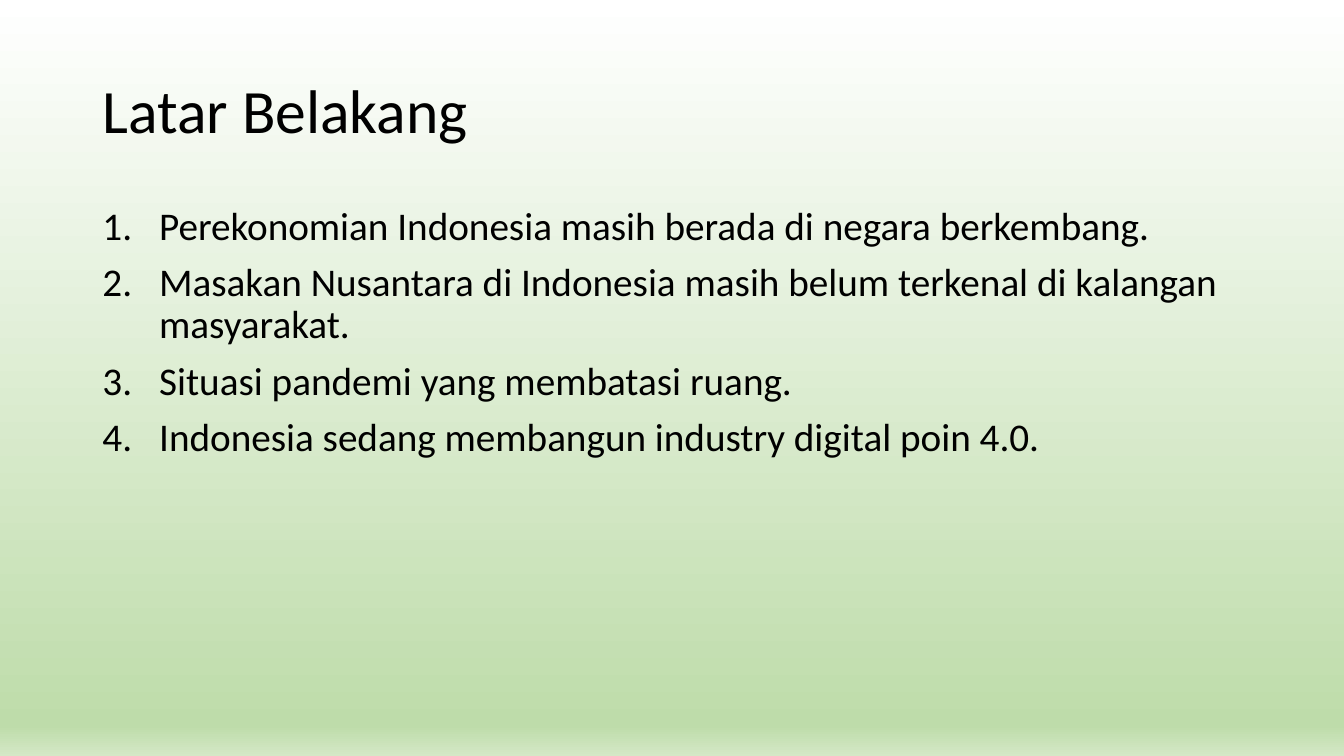
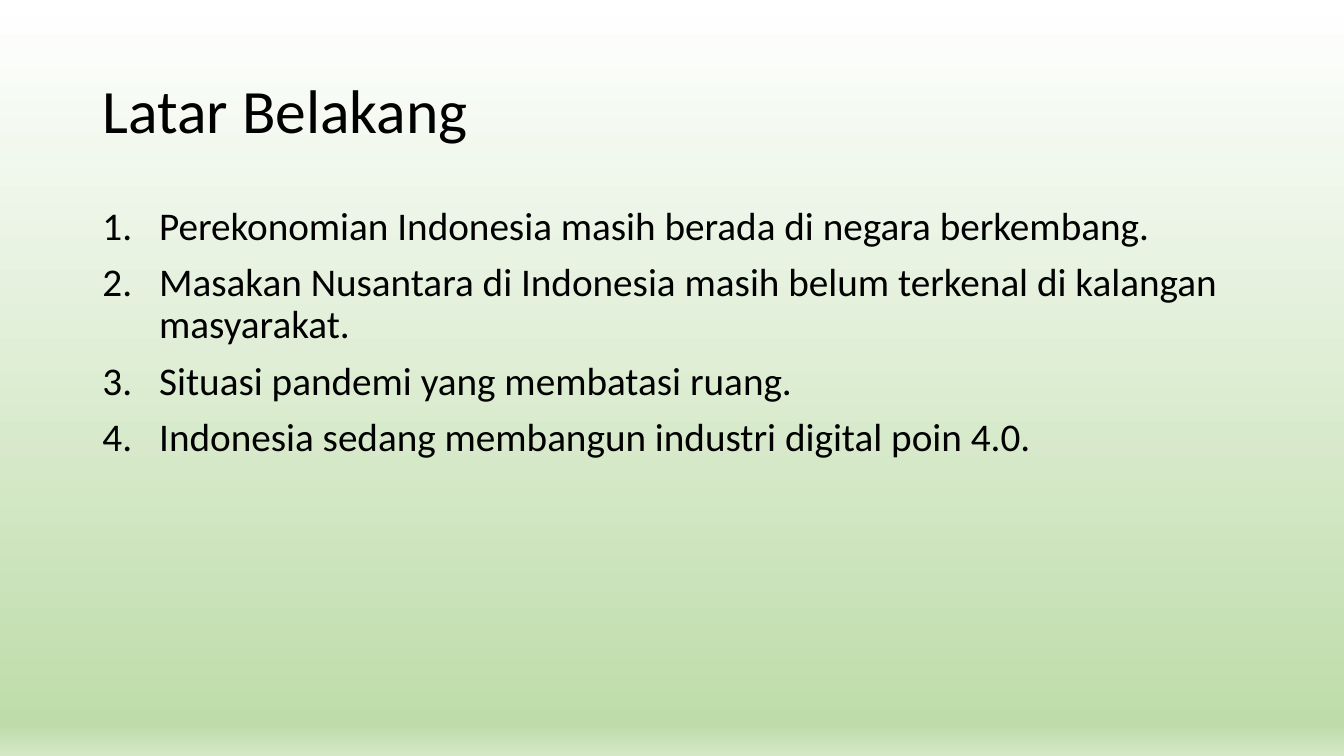
Before and after one commit to rainzoneg/Restoran-Virtual-Mesin, a slide deck: slide 2 of Food Delivery System.pptx. Drawn at 1344x756 pixels with LibreOffice and Linux fonts; fonts in the diff are those of the drawing. Boxes give left, top, right and bottom in pixels: in the first picture for what was removed or moved away, otherwise in the second. Text is boxed around its words. In the diff, an @@ line names an element or a change of style, - is before the commit and + after.

```diff
--- a/Food Delivery System.pptx
+++ b/Food Delivery System.pptx
@@ text at <box>159,423,1030,458</box>: text changed @@
-4. Indonesia sedang membangun industry digital poin 4.0.
+4. Indonesia sedang membangun industri digital poin 4.0.
```
Also in this commit, not shown: 2 other slides changed, 3 slides added, 3 slides removed.
